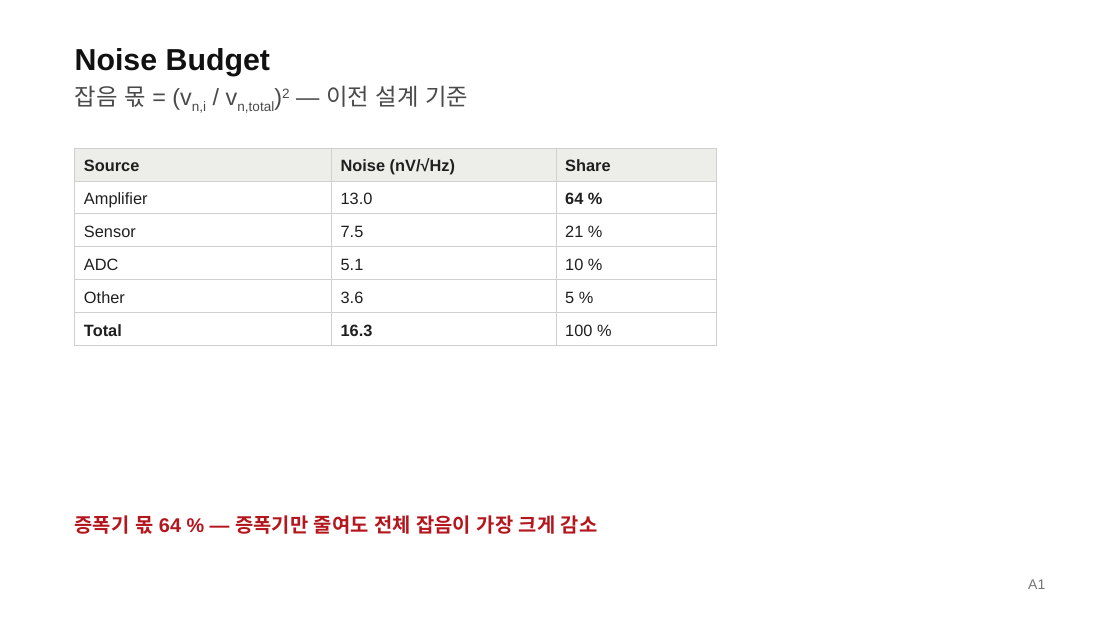
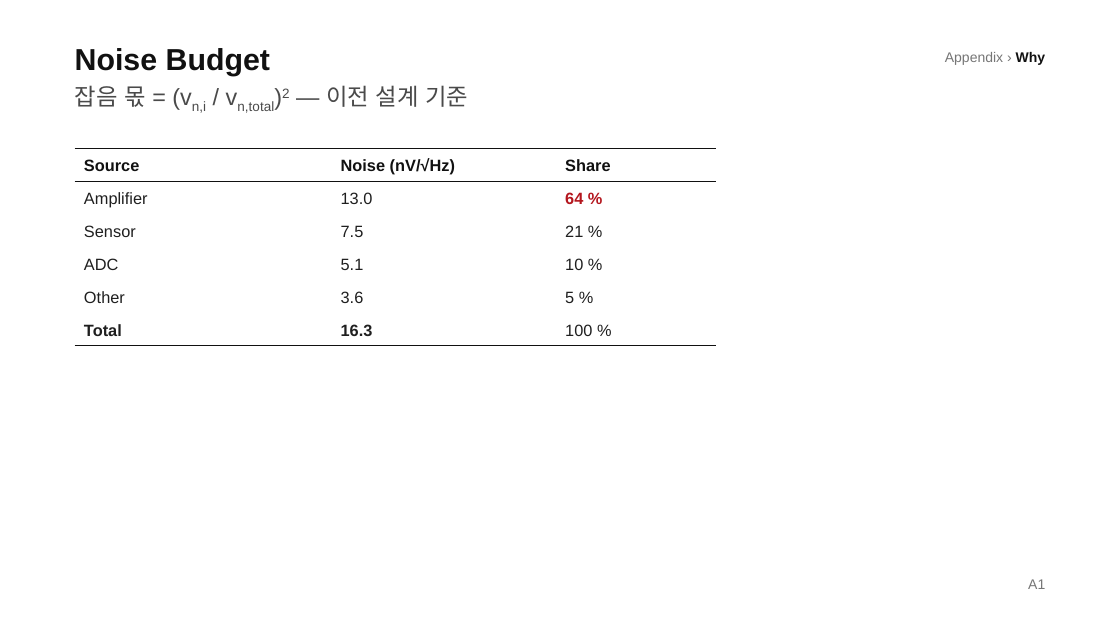
Before and after one commit to Coxwoo/simple-pt-jsw, a slide deck: slide 14 of example/demo_amp.pptx (slide 10 before the commit). Drawn at 1120x630 pixels with LibreOffice and Linux fonts; fonts in the diff are those of the drawing. Boxes give left, top, right and bottom in pixels: in the first picture for what was removed or moved away, otherwise in the second. Text is boxed around its words. In the diff, an @@ line names an element or a change of style, - is before the commit and + after.

```diff
--- a/example/demo_amp.pptx
+++ b/example/demo_amp.pptx
@@ text added at [945,52,1046,65], 12 pt, text #767676 @@
+Appendix › Why
@@ table at [75,148,717,345] @@
@@ fill #EDEEE9 to none in row 1 @@
@@ fill #FFFFFF to none in 15 cells @@
@@ text colour #1F1F1F to #111111 in "Source", "Noise (nV/√Hz)", "Share" @@
@@ text colour #1F1F1F to #B4161E in "64 %" @@
@@ borders changed @@
@@ text removed at [75,515,598,534] @@
-증폭기 몫 64 % — 증폭기만 줄여도 전체 잡음이 가장 크게 감소
```
Also in this commit, not shown: 9 other slides changed, 4 slides added, 32 other files.
